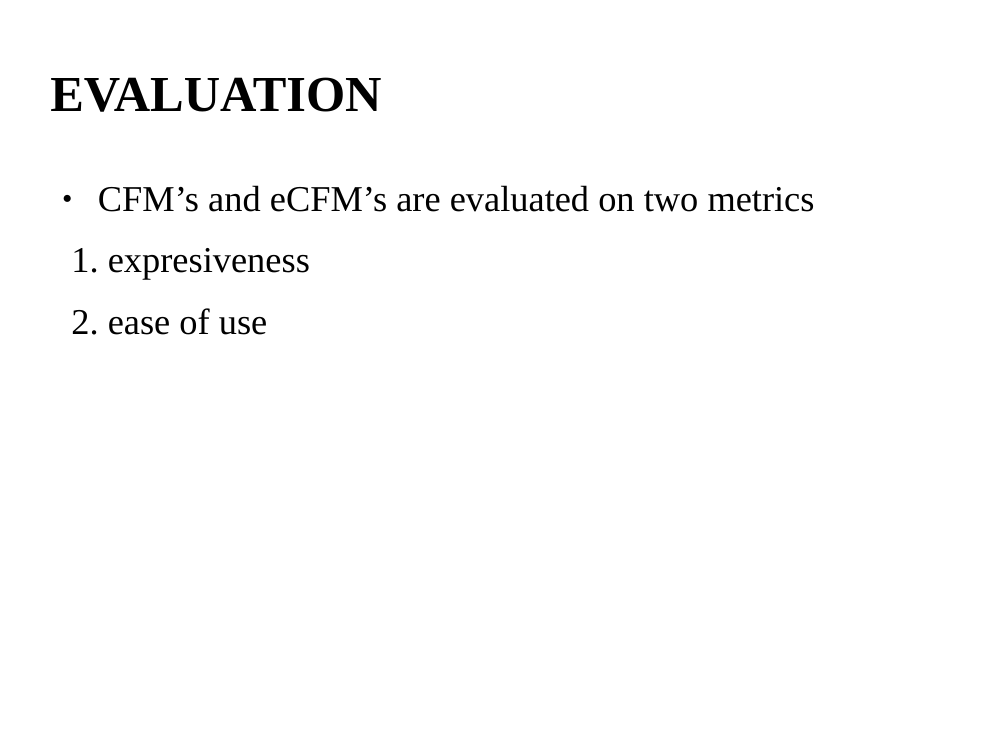
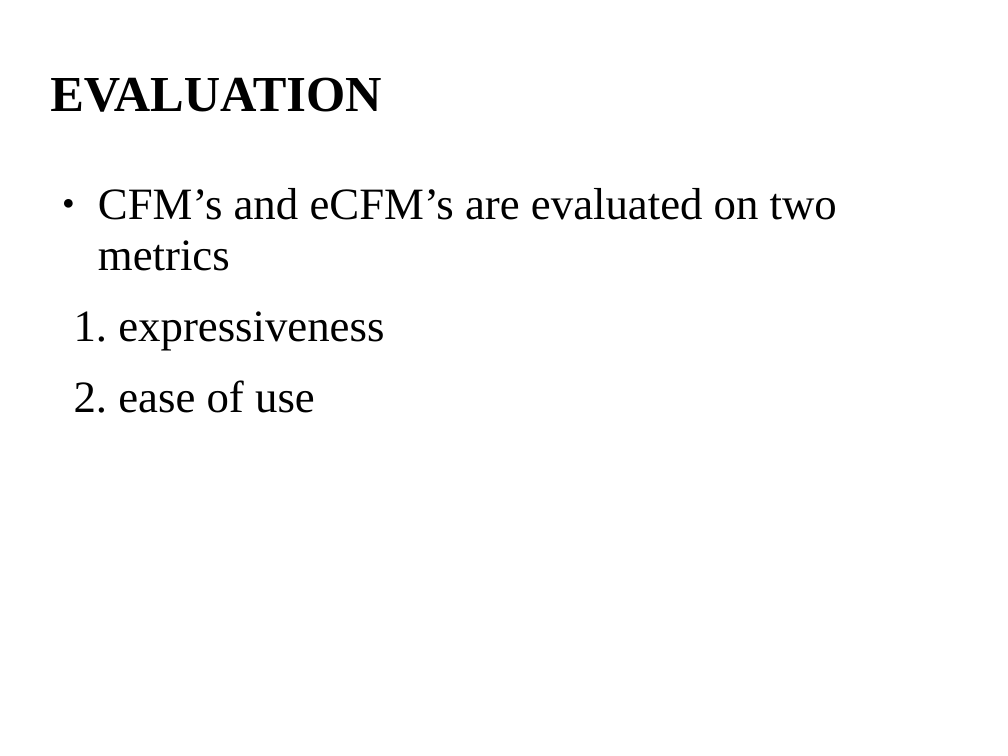
Before and after one commit to Ruthvicp/CS5551_Team_11_Project, a slide deck: slide 14 of Documentation/DAS_Team11.ppt. Drawn at 1008x756 pixels with LibreOffice and Linux fonts; fonts in the diff are those of the drawing; background and template pictures are left out. Boxes give left, top, right and bottom in pixels: in the first picture for what was removed or moved away, otherwise in the second. Text is boxed around its words. In the diff, an @@ line names an element or a change of style, - is before the commit and + after.

```diff
--- a/Documentation/DAS_Team11.ppt
+++ b/Documentation/DAS_Team11.ppt
@@ text at (74,188,837,413): size 26 to 32 pt in "CFM’s and eCFM’s are evaluated on two ...", "2. ease of use" @@
@@ text at (74,311,384,351): text changed; size 26 to 32 pt @@
-1. expresiveness
+1. expressiveness
```
Also in this commit, not shown: 2 other slides changed, 1 other file.
